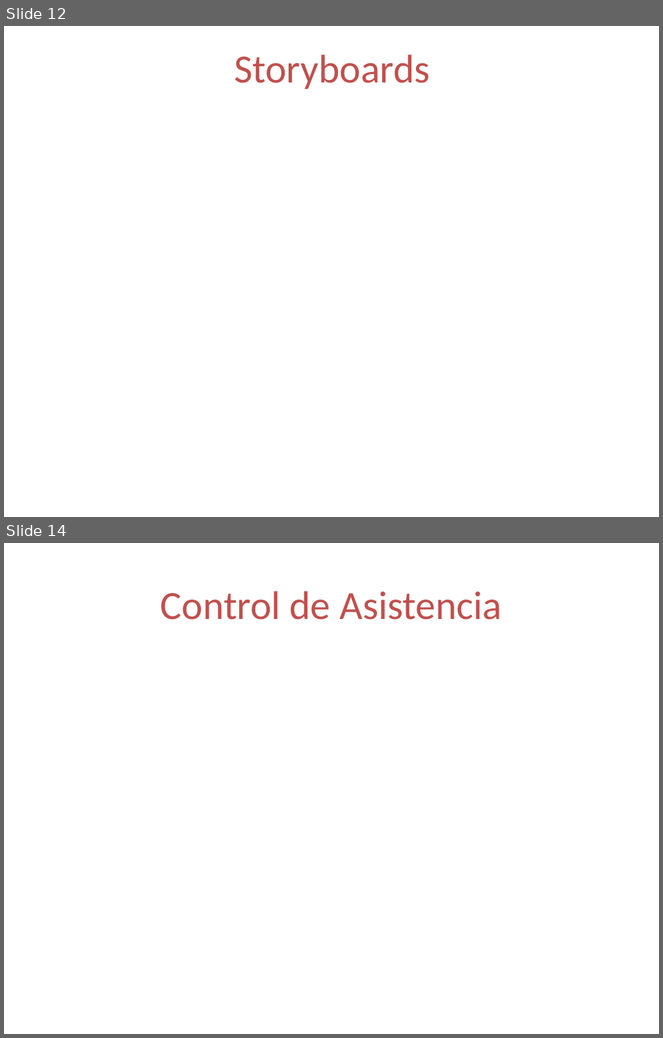
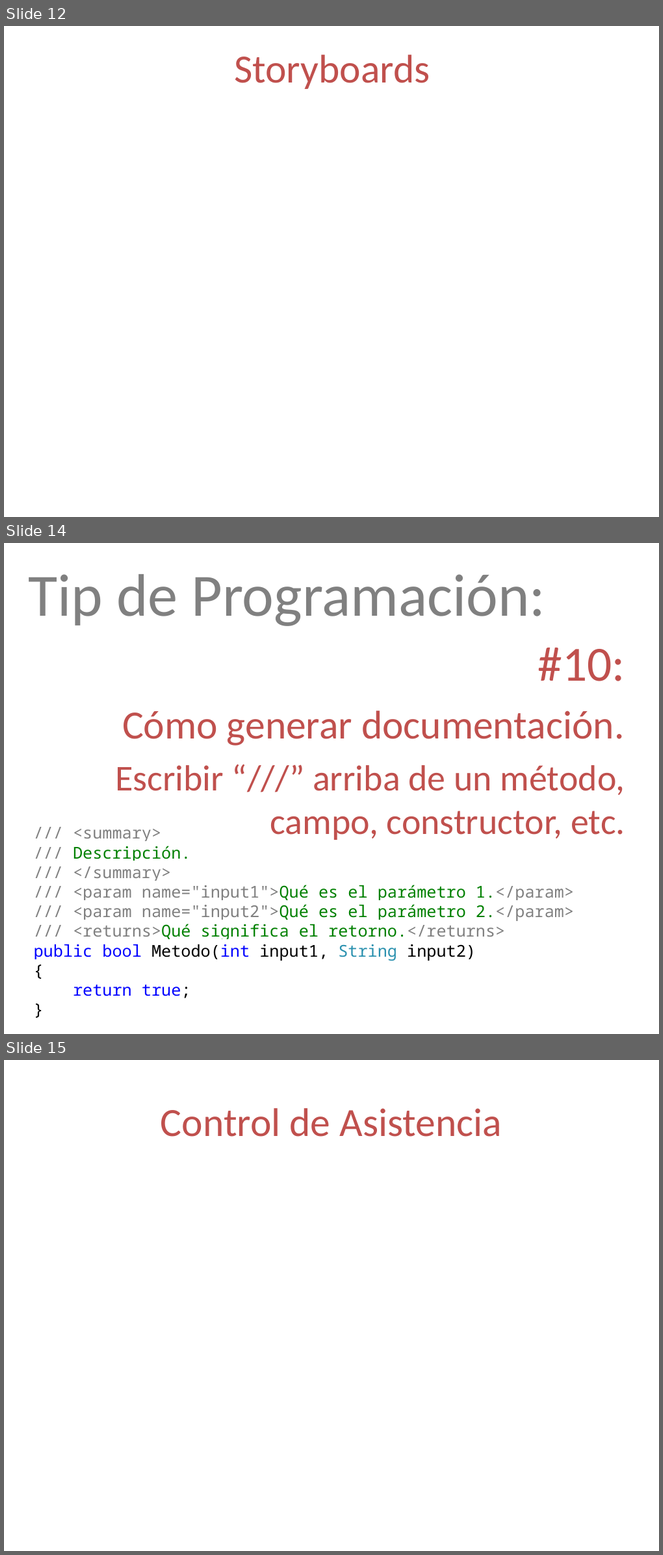
Before and after one commit to lopezjurip/AyudantiaIIC2233, a slide deck: WPF/Ayudantía WPF 2 - 2014-2.pptx. Shown one above the other, each under a label of ours: slides 12 and 14 before the commit, slides 12, 14 and 15 after it; the slides between them are not shown. The pictures are 663x1038 and 663x1555 pixels, drawn with LibreOffice and Linux fonts; fonts in the diff are those of the drawing. Boxes give left, top, right and bottom in pixels: in the first picture for what was removed or moved away, otherwise in the second. Text is boxed around its words. In the diff, an @@ line names an element or a change of style, - is before the commit and + after.

```diff
--- a/WPF/Ayudantía WPF 2 - 2014-2.pptx
+++ b/WPF/Ayudantía WPF 2 - 2014-2.pptx
@@ slide 14 added at (4, 543, 659, 1034), background #FFFFFF @@
@@ title added at (29, 574, 546, 626), 66 pt, text #808080 @@
+Tip de Programación:
@@ text added at (115, 648, 625, 840), 40 pt, text #C0504D @@
+  #10:
+  Cómo generar documentación.
+  Escribir “///” arriba de un método, campo, constructor, etc.
@@ text added at (34, 829, 574, 999), 18 pt, text #808080 @@
+/// <summary>
+/// Descripción.
+/// </summary>
+/// <param name="input1">Qué es el parámetro 1.</param>
+/// <param name="input2">Qué es el parámetro 2.</param>
+/// <returns>Qué significa el retorno.</returns>
+public bool Metodo(int input1, String input2)
+{
+return true;
+}
@@ what was slide 14 is now slide 15 @@
```
Also in this commit, not shown: 1 slide changed, 35 other files.
